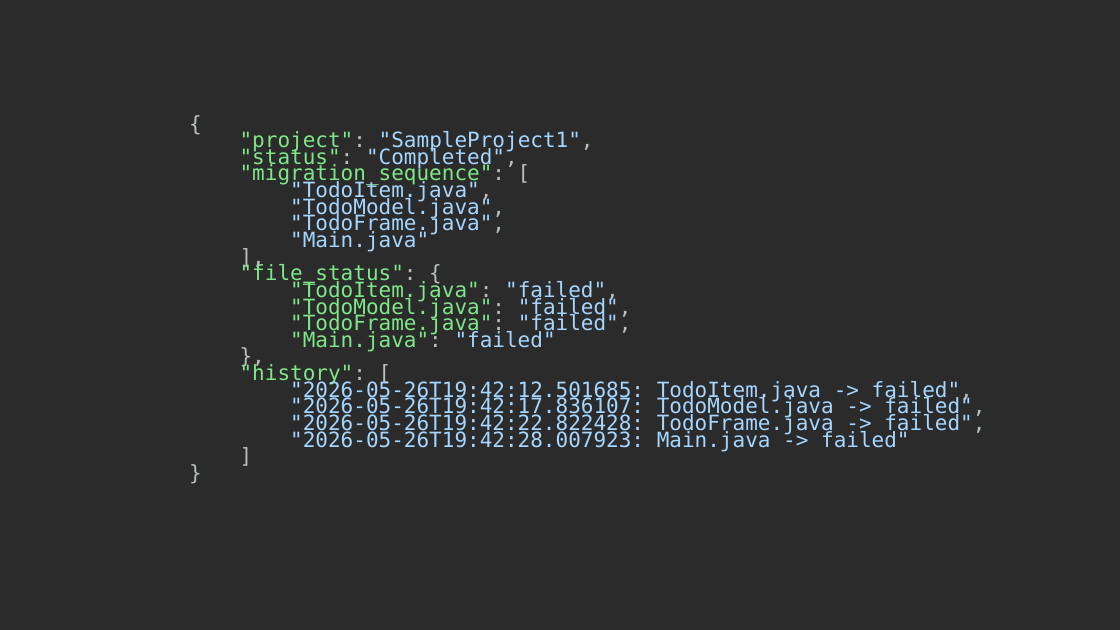
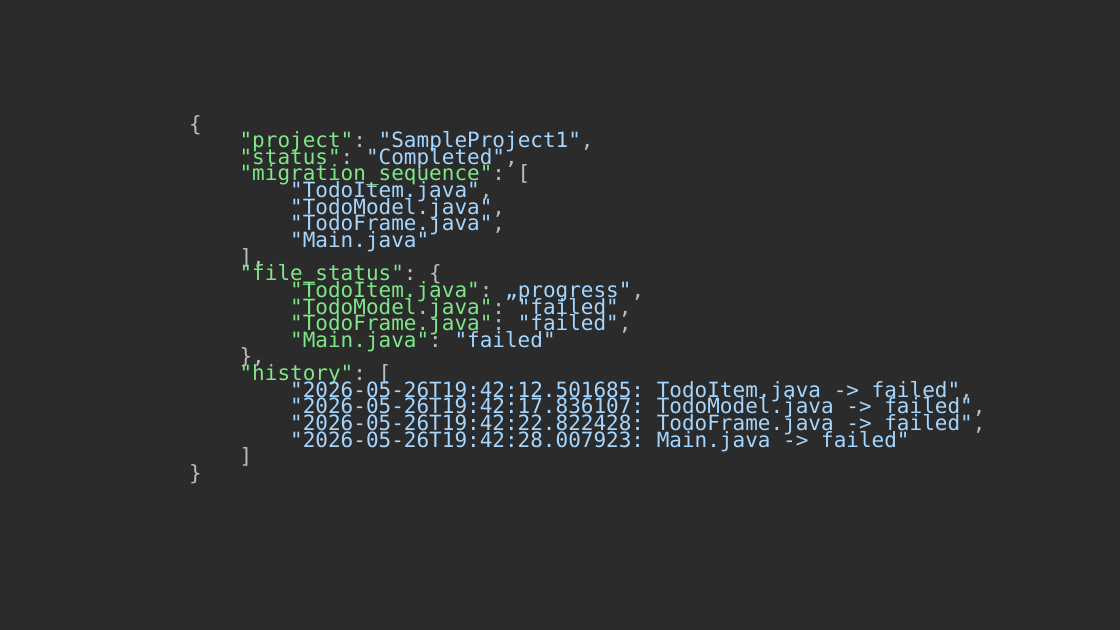
Before and after one commit to kis4-2026ss/projekt-g1-dorninger-pallinger, a slide deck: slide 23 of AI-Assisted Java Legacy Migration.pptx. Drawn at 1120x630 pixels with LibreOffice and Linux fonts; fonts in the diff are those of the drawing; background and template pictures are left out; a plain dark background stands for a picture behind light text. Boxes give left, top, right and bottom in pixels: in the first picture for what was removed or moved away, otherwise in the second. Text is boxed around its words. In the diff, an @@ line names an element or a change of style, - is before the commit and + after.

```diff
--- a/AI-Assisted Java Legacy Migration.pptx
+++ b/AI-Assisted Java Legacy Migration.pptx
@@ text at (290,280,644,302): text changed @@
-"TodoItem.java": "failed",
+"TodoItem.java": „progress",
```
Also in this commit, not shown: 15 other slides changed, 2 slides added.
